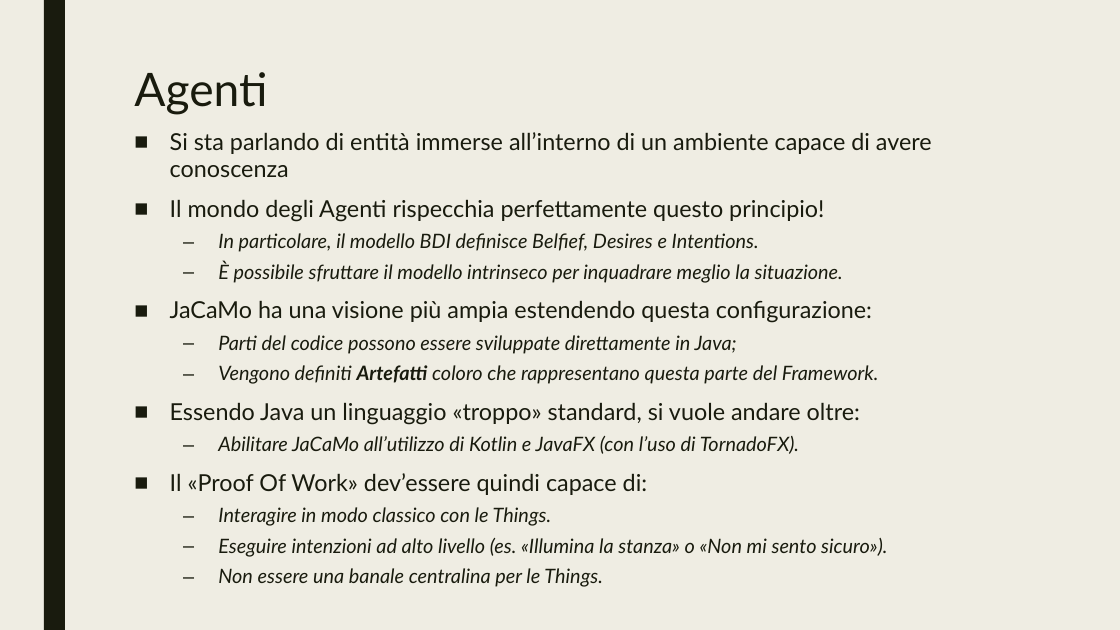
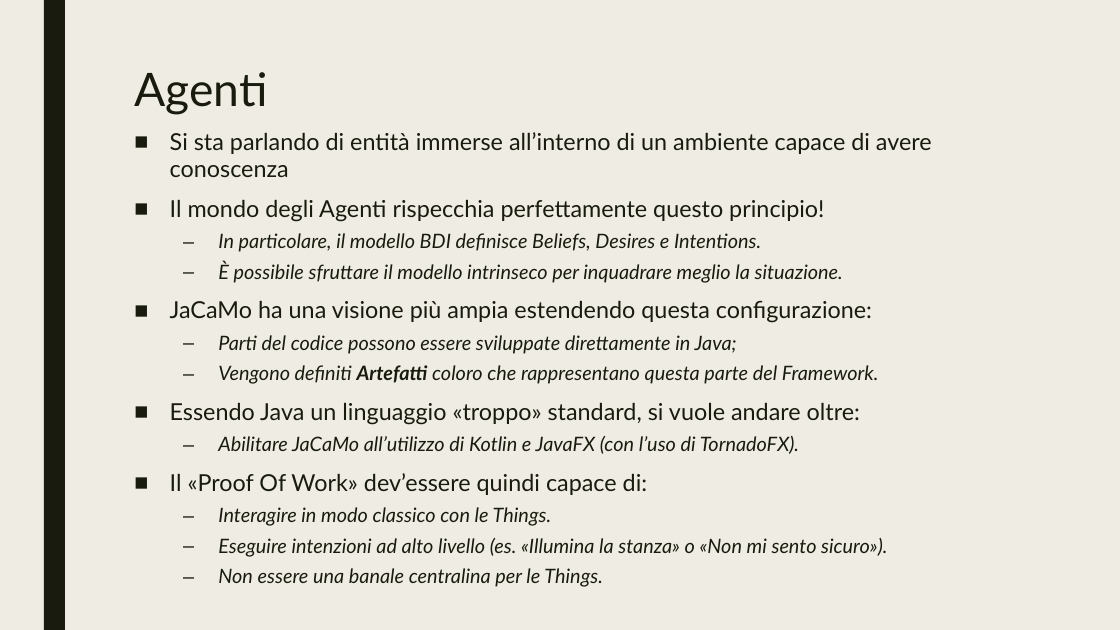
Before and after one commit to Martinocom/pervasive-semantic-exam, a slide deck: slide 28 of doc/Presentation.pptx. Drawn at 1120x630 pixels with LibreOffice and Linux fonts; fonts in the diff are those of the drawing. Boxes give left, top, right and bottom in pixels: in the first picture for what was removed or moved away, otherwise in the second. Text is boxed around its words. In the diff, an @@ line names an element or a change of style, - is before the commit and + after.

```diff
--- a/doc/Presentation.pptx
+++ b/doc/Presentation.pptx
@@ text at [218,233,761,252]: text changed @@
-  – In particolare, il modello BDI definisce Belfief, Desires e Intentions.
+  – In particolare, il modello BDI definisce Beliefs, Desires e Intentions.
```
Also in this commit, not shown: 14 other slides changed, 8 slides added.
